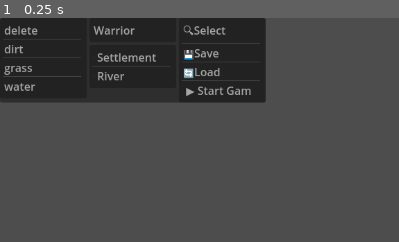
Above: before the commit, frame 1.
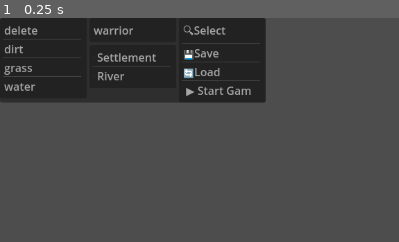
Above: after the commit, the same moment.

Repository: martinspp/civ-clone-thing
Game: Godot game, scene res://scenes/main.tscn
Two runs of this game, one before a commit and one after it. Both use one fixed random seed, a clock stepped at 60 frames per second and the inputs below. The engine's default icon, where the game draws it, is replaced by a stand-in: a white triangle on a blue panel in a dark square.
Inputs:
- Up to frame 1 (0.25 s): no input
The pictures show only the part of the screen within x 0-50%, y 0-50%; the shares and areas given below are measured in that part.

The runs differ from the first frame. In frame 1, 0.3% of the frame differs, in the area x 23-34%, y 3-8%.
Error after the commit: Parse Error: Invalid index type "Dictionary" for a base of type "Array[Dictionary]". (res://scripts/Settlement.gd:151)

Commit message:
building modifiers

Diff:
--- a/resources/Buildings/BuildingData.gd
+++ b/resources/Buildings/BuildingData.gd
@@ -3,3 +3,4 @@
 class_name BuildingData
 
 @export var building_name: String
+@export var building_modifiers: Array[Dictionary]
--- /dev/null
+++ b/resources/Buildings/BuildingModifiers.gd
@@ -0,0 +1,21 @@
+extends Object
+
+class_name BuildingModifiers
+
+static var modifier_dict := {
+	"food_modifier" = {"func": food_modifier},
+	"unlock_building" = {"func" : unlock_building},
+	"unlock_unit" = {"func" : unlock_unit},
+}
+
+static func food_modifier(settlement: Settlement, value: float) -> void:
+	var settlement_data : SettlementData = settlement.settlement_data
+	settlement_data.food += value
+
+static func unlock_building(settlement: Settlement, value: BuildingData) -> void:
+	var settlement_data : SettlementData = settlement.settlement_data
+	settlement_data.available_buildings.append(value)
+
+static func unlock_unit(settlement: Settlement, value: UnitType) -> void:
+	var settlement_data : SettlementData = settlement.settlement_data
+	settlement_data.available_units.append(value)
--- a/resources/Buildings/granary.tres
+++ b/resources/Buildings/granary.tres
@@ -4,4 +4,5 @@
 
 [resource]
 script = ExtResource("1_4hoih")
-building_name = "Granary"
+building_name = "granary"
+building_modifiers = Array[Dictionary]([{}, {}])
--- a/resources/Objects/SettlementData.gd
+++ b/resources/Objects/SettlementData.gd
@@ -4,7 +4,10 @@
 
 var id := randi()
 var owned_player: Player
+
 @export var settlement_name: String = "New City"
+@export var base_food :float = 0
+var food: float
 @export var pop: int = 0
 @export var pop_progress: float = 0.0
 @export var influence_range: int = 1
@@ -15,7 +18,18 @@
 
 var ref: Settlement
 
+static var starting_buildings : Array[String]= ["granary"]
+static var starting_units :Array[String]= ["warrior"]
+
+var available_buildings: Array[String] = []
+var available_units: Array[String] = []
+
 signal data_updated()
+
+func _init() -> void:
+	food = base_food
+	available_buildings = starting_buildings.duplicate(true)
+	available_units = starting_units.duplicate(true)
 
 func serialize() -> Dictionary:
 	var player_id: int
--- a/resources/Units/warrior.tres
+++ b/resources/Units/warrior.tres
@@ -5,7 +5,7 @@
 
 [resource]
 script = ExtResource("1_0atjq")
-unit_name = "Warrior"
+unit_name = "warrior"
 health = 100.0
 speed = 2
 sprite = ExtResource("2_dn2xr")
--- a/scripts/Settlement.gd
+++ b/scripts/Settlement.gd
@@ -17,14 +17,6 @@
 
 @onready var built_buildings: Array[Building] = []
 @onready var garrisoned_units: Array[Unit] = []
-
-#TODO move this somewhere else
-static var starting_buildings : Array[String]= ["granary"]
-static var starting_units :Array[String]= ["warrior"]
-
-
-@onready var available_buildings: Array[String] = []
-@onready var available_units: Array[String] = []
 
 @export var unit_scene : PackedScene
 
@@ -147,12 +139,16 @@
 
 func build_available_productions() -> void:
 	#TODO Check researches
-	#TODO Check buildings
 	#TODO remove built/obsolete buildings
+
 	# Add starting things
+	settlement_data.available_buildings = settlement_data.starting_buildings.duplicate(true)
+	settlement_data.available_units = settlement_data.starting_units.duplicate(true)
 
-	available_buildings = starting_buildings.duplicate(true)
-	available_units = starting_units.duplicate(true)
+	#Check buildings
+	for b: Building in built_buildings:
+		for modifier: Dictionary in b.building_data.building_modifiers:
+			BuildingModifiers.modifier_dict[modifier]["func"].callv([self, b.building_data.building_modifiers[modifier]])
 
 	for b: Building in built_buildings:
-		available_buildings.erase(b.building_data.building_name.to_lower())
+		settlement_data.available_buildings.erase(b.building_data.building_name.to_lower())
--- a/scripts/decor/HexDecor.gd
+++ b/scripts/decor/HexDecor.gd
@@ -37,6 +37,6 @@
 		wave.position = get_random_point()
 
 func get_random_point() -> Vector2:
-	var r: float= 65 * sqrt(randf_range(0,1))
+	var r: float= 60 * sqrt(randf_range(0,1))
 	var theta: float = randf_range(0,1) * 2 * PI
 	return Vector2(r * cos(theta), r * sin(theta))
